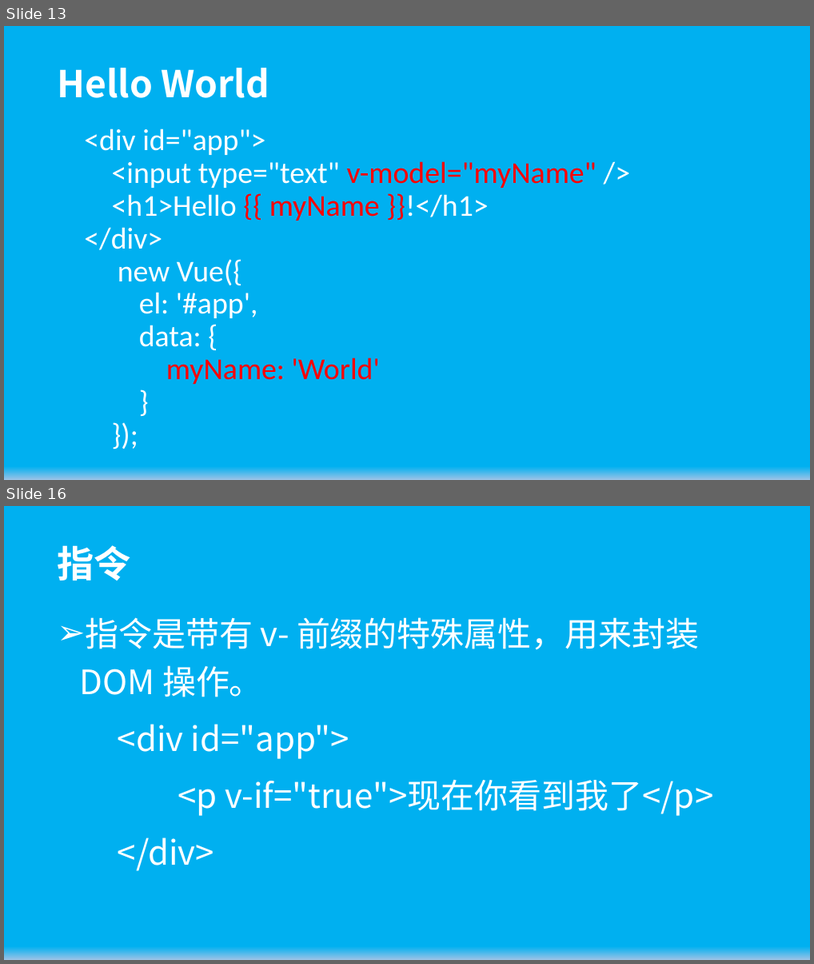
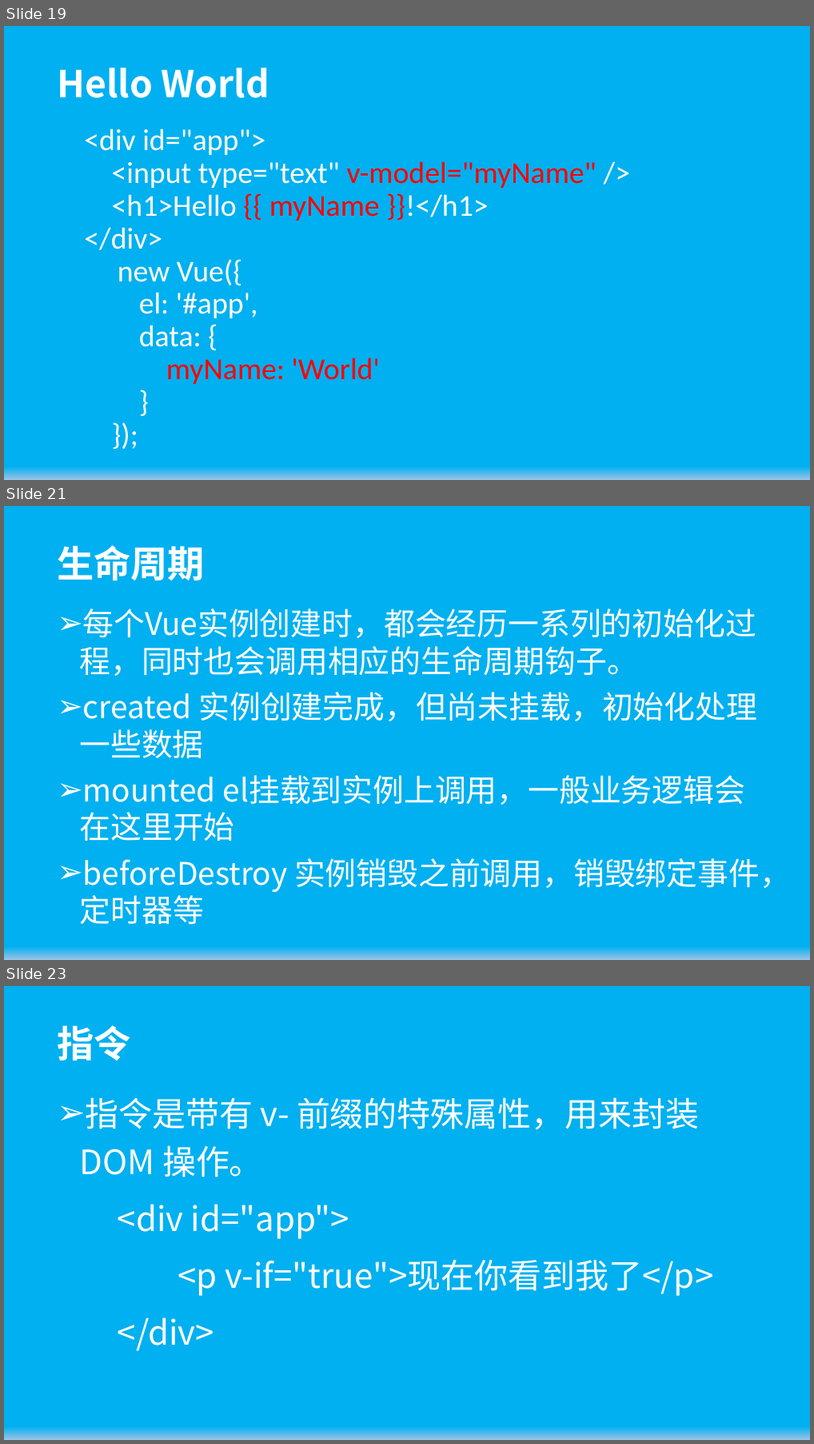
Before and after one commit to wugenshui/ppt, a slide deck: Vue/Vue.js基础.pptx. Shown one above the other, each under a label of ours: slides 13 and 16 before the commit, slides 19, 21 and 23 after it; the slides between them are not shown. The pictures are 814x964 and 814x1444 pixels, drawn with LibreOffice and Linux fonts; fonts in the diff are those of the drawing. Boxes give left, top, right and bottom in pixels: in the first picture for what was removed or moved away, otherwise in the second. Text is boxed around its words. In the diff, an @@ line names an element or a change of style, - is before the commit and + after.

```diff
--- a/Vue/Vue.js基础.pptx
+++ b/Vue/Vue.js基础.pptx
@@ slide 21 added at [4, 506, 810, 960], background gradient #9DC3E6 to #00B0F0 @@
@@ title added at [57, 545, 205, 581], 44 pt, text #FFFFFF, bold @@
+生命周期
@@ subtitle added at [80, 608, 791, 924], 37 pt, text #FFFFFF @@
+➢ 每个Vue实例创建时，都会经历一系列的初始化过程，同时也会调用相应的生命周期钩子。
+➢ created 实例创建完成，但尚未挂载，初始化处理一些数据
+➢ mounted el挂载到实例上调用，一般业务逻辑会在这里开始
+➢ beforeDestroy 实例销毁之前调用，销毁绑定事件，定时器等
@@ what was slide 13 is now slide 19 @@
@@ what was slide 16 is now slide 23 @@
```
Also in this commit, not shown: 5 slides changed, 6 other slides added, 1 other file.
